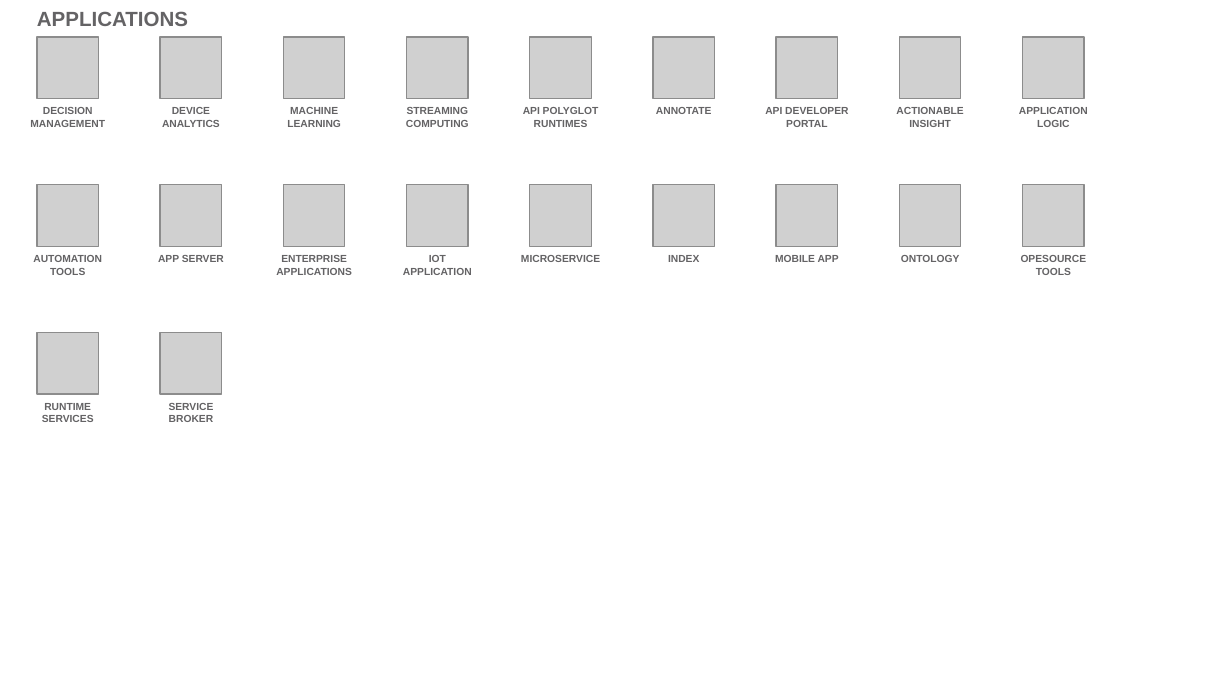
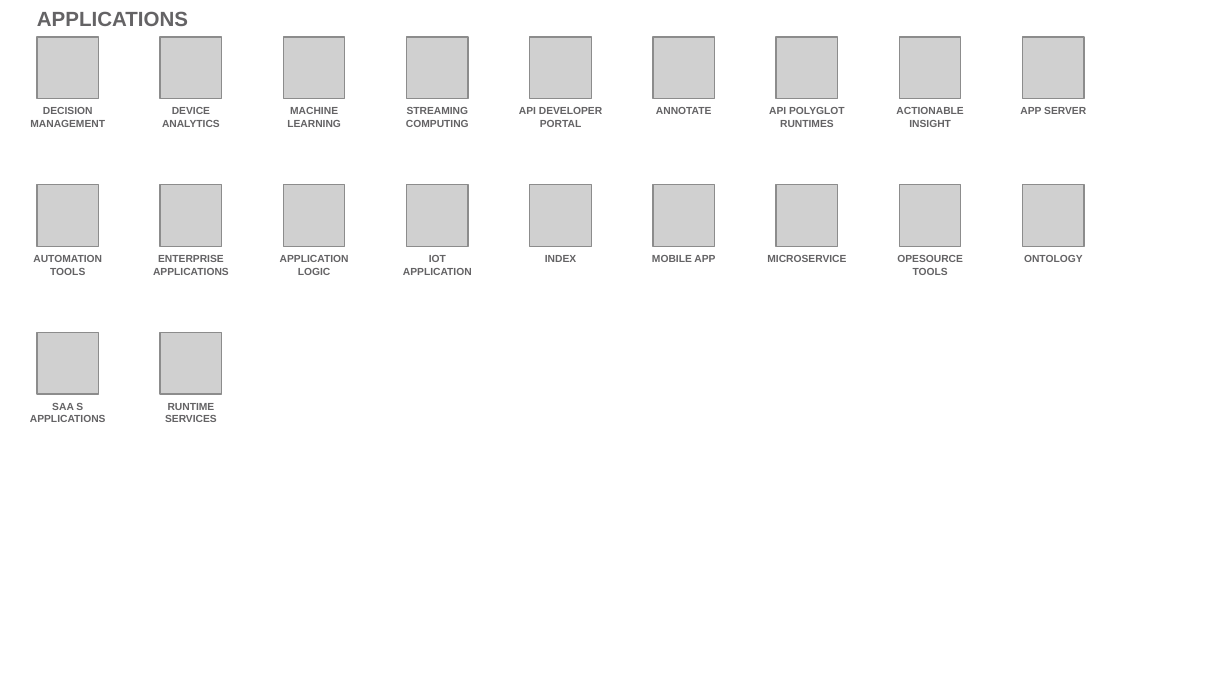
Before and after one commit to l2fprod/myarchitecture, a slide deck: slide 14 of mycatalog-architecture-diagram-template.pptx. Drawn at 1232x693 pixels with LibreOffice and Linux fonts; fonts in the diff are those of the drawing; grey boxes stand for pictures. Boxes give left, top, right and bottom in pixels: in the first picture for what was removed or moved away, otherwise in the second. Text is boxed around its words. In the diff, an @@ line names an element or a change of style, - is before the commit and + after.

```diff
--- a/mycatalog-architecture-diagram-template.pptx
+++ b/mycatalog-architecture-diagram-template.pptx
@@ text at <box>519,107,602,127</box>: text changed @@
-API POLYGLOT RUNTIMES
+API DEVELOPER PORTAL
@@ text at <box>769,107,845,127</box>: text changed @@
-API DEVELOPER PORTAL
+API POLYGLOT RUNTIMES
@@ text at <box>1020,107,1086,114</box>: text changed @@
-APPLICATION LOGIC
+APP SERVER
@@ text removed at <box>158,255,224,262</box> @@
-APP SERVER
@@ text added at <box>280,255,349,275</box>, 6 pt, text #646365, bold @@
+APPLICATION LOGIC
@@ text "MICROSERVICE": place and size @@
-text "MICROSERVICE" at <box>521,255,600,262</box>
+text "MICROSERVICE" at <box>767,255,846,262</box>
@@ 4 texts: place and size @@
-4 texts at <box>276,255,1087,275</box>
+4 texts at <box>153,255,963,275</box>
@@ text "ONTOLOGY": place and size @@
-text "ONTOLOGY" at <box>901,255,960,262</box>
+text "ONTOLOGY" at <box>1024,255,1083,262</box>
@@ text added at <box>30,403,106,422</box>, 6 pt, text #646365, bold @@
+SAA S APPLICATIONS
@@ text "RUNTIME SERVICES": place and size @@
-text "RUNTIME SERVICES" at <box>42,403,94,422</box>
+text "RUNTIME SERVICES" at <box>165,403,217,422</box>
@@ text removed at <box>169,403,214,422</box> @@
-SERVICE BROKER
```
Also in this commit, not shown: 19 other slides changed.
